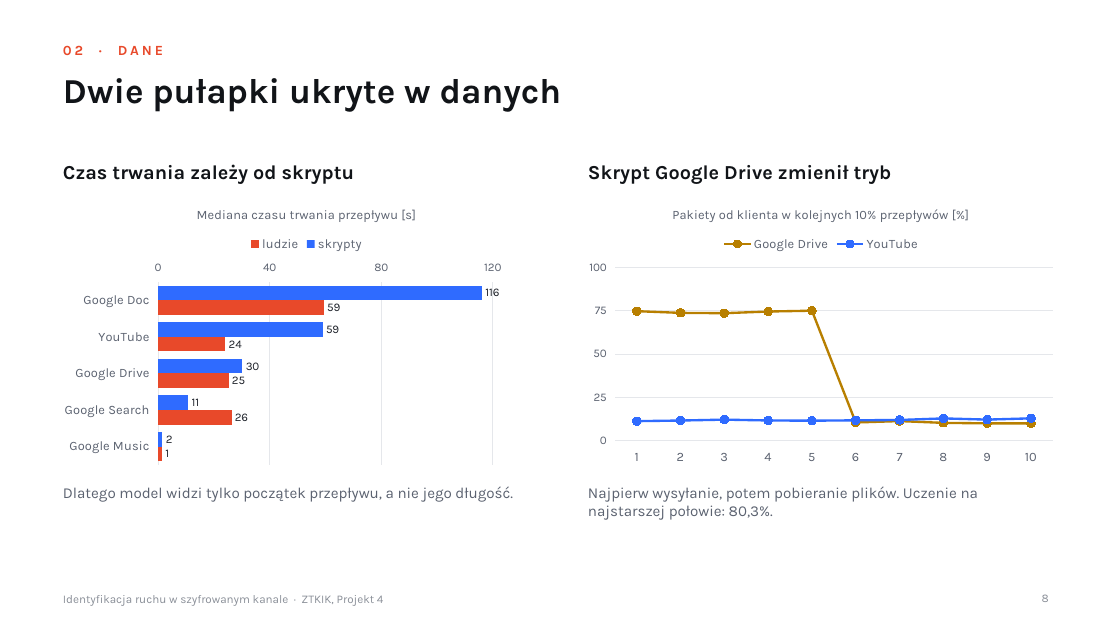
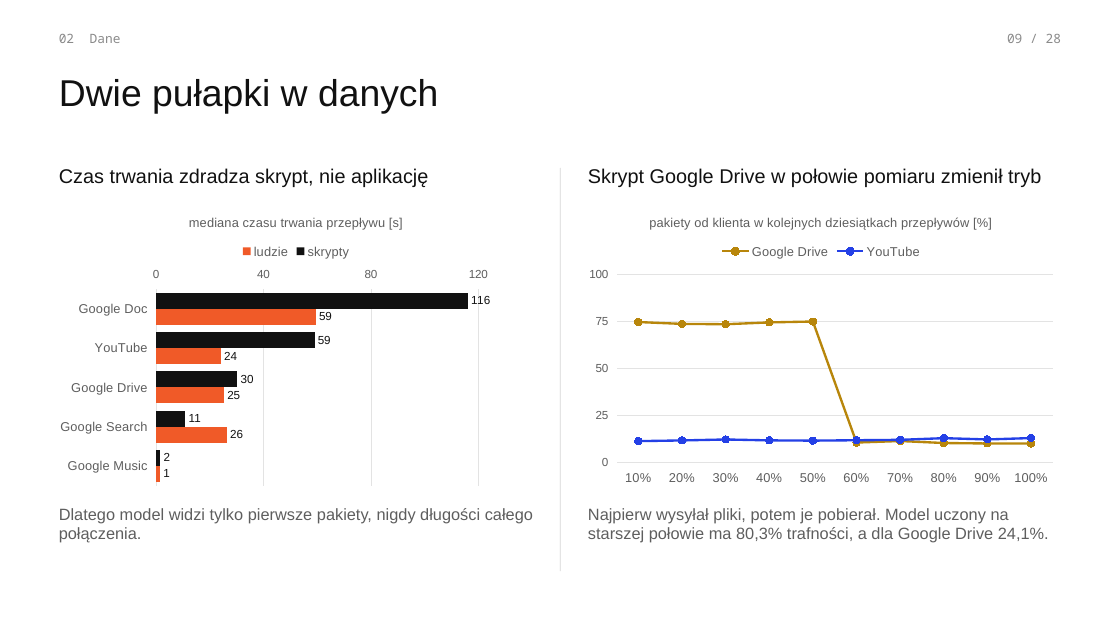
Before and after one commit to AdrianSajdak/KryptografiaProjekt4, a slide deck: slide 9 of prezentacja.pptx (slide 8 before the commit). Drawn at 1120x630 pixels with LibreOffice and Linux fonts; fonts in the diff are those of the drawing. Boxes give left, top, right and bottom in pixels: in the first picture for what was removed or moved away, otherwise in the second. Text is boxed around its words. In the diff, an @@ line names an element or a change of style, - is before the commit and + after.

Commit message:
Przeprojektowano prezentację i dodano fragmenty kodu wczytywania danych, procedury uczenia i miary F1

```diff
--- a/prezentacja.pptx
+++ b/prezentacja.pptx
@@ text at bbox=[59, 34, 121, 43]: text changed; size 12 to 11 pt; font Karla to Noto Sans Mono; text colour #E8492A to #8A8A8A; bold off @@
-02 · DANE
+02 Dane
@@ text added at bbox=[1007, 34, 1061, 43], 11 pt, text #8A8A8A @@
+09 / 28
@@ title at bbox=[59, 79, 438, 113]: text changed; size 30 to 32 pt; font Karla to Arial; text colour #111418 to #111111; bold off @@
-Dwie pułapki ukryte w danych
+Dwie pułapki w danych
@@ text at bbox=[59, 168, 428, 187]: text changed; font Karla to Arial; text colour #111418 to #111111; bold off @@
-Czas trwania zależy od skryptu
+Czas trwania zdradza skrypt, nie aplikację
@@ line added from (560, 168) to (560, 571), #D6D6D6 0.75 pt @@
@@ text at bbox=[588, 168, 1041, 187]: text changed; font Karla to Arial; text colour #111418 to #111111; bold off @@
-Skrypt Google Drive zmienił tryb
+Skrypt Google Drive w połowie pomiaru zmienił tryb
@@ bar chart at bbox=[50, 202, 542, 492] @@
@@ title "Mediana czasu trwania przepływu [s]" to "mediana czasu trwania przepływu [s]" @@
@@ colour of skrypty #2F6BFF to #111111 @@
@@ data labels of skrypty changed @@
@@ colour of ludzie #E8492A to #F05A28 @@
@@ data labels of ludzie changed @@
@@ legend changed @@
@@ category axis changed @@
@@ value axis changed @@
@@ bar spacing changed @@
@@ lettering changed @@
@@ bar chart: place and size @@
-bar chart at bbox=[55, 193, 559, 471]
+bar chart at bbox=[50, 202, 542, 492]
@@ line chart at bbox=[580, 202, 1063, 492] @@
@@ title "Pakiety od klienta w kolejnych 10% przepływów [%]" to "pakiety od klienta w kolejnych dziesiątkach przepływów [%]" @@
-categories: 1, 2, 3, 4, 5, 6, 7, 8, 9, 10
+categories: 10%, 20%, 30%, 40%, 50%, 60%, 70%, 80%, 90%, 100%
@@ colour of Google Drive #B87F00 to #B8860B @@
@@ colour of YouTube #2F6BFF to #2440E6 @@
@@ legend changed @@
@@ category axis changed @@
@@ value axis changed @@
@@ lettering changed @@
@@ line chart: place and size @@
-line chart at bbox=[580, 193, 1063, 471]
+line chart at bbox=[580, 202, 1063, 492]
@@ text at bbox=[59, 508, 533, 543]: text changed; size 13 to 14 pt; font Karla to Arial; text colour #5B6270 to #5E5E5E @@
-Dlatego model widzi tylko początek przepływu, a nie jego długość.
+Dlatego model widzi tylko pierwsze pakiety, nigdy długości całego połączenia.
@@ text at bbox=[588, 508, 1049, 543]: text changed; size 13 to 14 pt; font Karla to Arial; text colour #5B6270 to #5E5E5E @@
-Najpierw wysyłanie, potem pobieranie plików. Uczenie na najstarszej połowie: 80,3%.
+Najpierw wysyłał pliki, potem je pobierał. Model uczony na starszej połowie ma 80,3% trafności, a dla Google Drive 24,1%.
@@ text removed at bbox=[63, 595, 384, 606] @@
-Identyfikacja ruchu w szyfrowanym kanale · ZTKIK, Projekt 4
@@ page number removed at bbox=[1042, 594, 1049, 602] @@
-8
```
Also in this commit, not shown: 8 other slides changed, 19 slides added, 15 slides removed.
